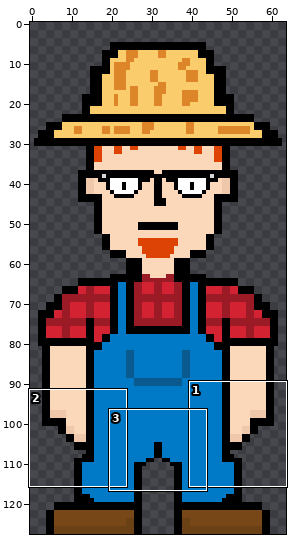
Sprite sheet -- Assets/Textures/Character/farmer/farmer_aboutToJump/Farmer 2_aboutToJump_3.png. Above, an overview of the earlier version with the close-up marked.
Close-up. As it was:
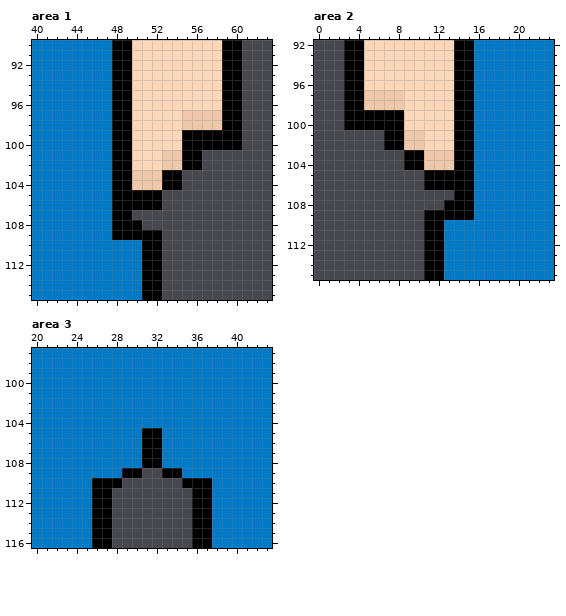
The file is 64x128 pixels. Shown: area 1: x 40..63, y 90..115; area 2: x 0..23, y 92..115; area 3: x 20..43, y 97..116. The commit also changed other parts of the picture, which this record leaves out.
And afterwards:
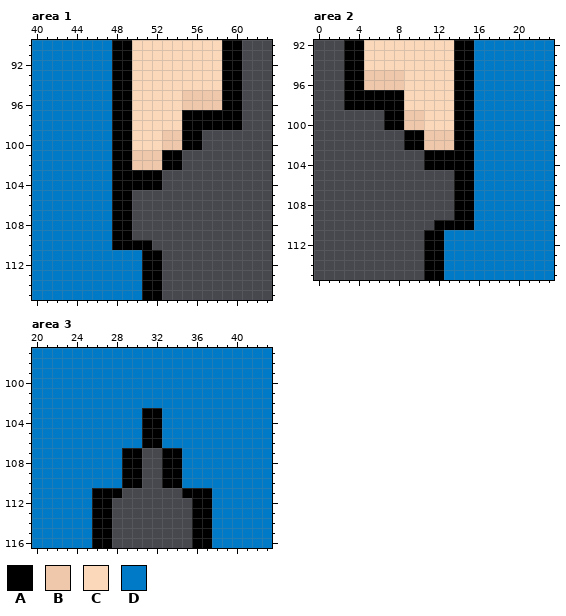
Palette (. is transparent): A #000000  B #efc7aa  C #fbd8ba  D #007ac7
Changes in this commit:
--- area 1
@@ x 40..63 @@
  94 DDDDDDDDAACCCCCCCCCAA...
- 95 DDDDDDDDAACCCCCCCCCAA...
- 96 DDDDDDDDAACCCCCCCCCAA...
- 97 DDDDDDDDAACCCCCBBBBAA...
- 98 DDDDDDDDAACCCCCBBBBAA...
- 99 DDDDDDDDAACCCCCAAAAAA...
-100 DDDDDDDDAACCCCCAAAAAA...
-101 DDDDDDDDAACCCBBAA.......
-102 DDDDDDDDAACCCBBAA.......
-103 DDDDDDDDAABBBAA.........
-104 DDDDDDDDAABBBAA.........
-105 DDDDDDDDAAAAA...........
-106 DDDDDDDDAAAAA...........
+ 95 DDDDDDDDAACCCCCBBBBAA...
+ 96 DDDDDDDDAACCCCCBBBBAA...
+ 97 DDDDDDDDAACCCCCAAAAAA...
+ 98 DDDDDDDDAACCCCCAAAAAA...
+ 99 DDDDDDDDAACCCBBAA.......
+100 DDDDDDDDAACCCBBAA.......
+101 DDDDDDDDAABBBAA.........
+102 DDDDDDDDAABBBAA.........
+103 DDDDDDDDAAAAA...........
+104 DDDDDDDDAAAAA...........
+105 DDDDDDDDAA..............
+106 DDDDDDDDAA..............
 107 DDDDDDDDAA..............
-108 DDDDDDDDAAA.............
-109 DDDDDDDDAAAAA...........
-110 DDDDDDDDDDDAA...........
+108 DDDDDDDDAA..............
+109 DDDDDDDDAA..............
+110 DDDDDDDDAAAA............
 111 DDDDDDDDDDDAA...........
--- area 2
@@ x 0..23 @@
  94 ...AACCCCCCCCCAADDDDDDDD
- 95 ...AACCCCCCCCCAADDDDDDDD
- 96 ...AACCCCCCCCCAADDDDDDDD
- 97 ...AABBBBCCCCCAADDDDDDDD
- 98 ...AABBBBCCCCCAADDDDDDDD
- 99 ...AAAAAACCCCCAADDDDDDDD
-100 ...AAAAAACCCCCAADDDDDDDD
-101 .......AABBCCCAADDDDDDDD
-102 .......AABBCCCAADDDDDDDD
-103 .........AABBBAADDDDDDDD
-104 .........AABBBAADDDDDDDD
-105 ...........AAAAADDDDDDDD
-106 ...........AAAAADDDDDDDD
+ 95 ...AABBBBCCCCCAADDDDDDDD
+ 96 ...AABBBBCCCCCAADDDDDDDD
+ 97 ...AAAAAACCCCCAADDDDDDDD
+ 98 ...AAAAAACCCCCAADDDDDDDD
+ 99 .......AABBCCCAADDDDDDDD
+100 .......AABBCCCAADDDDDDDD
+101 .........AABBBAADDDDDDDD
+102 .........AABBBAADDDDDDDD
+103 ...........AAAAADDDDDDDD
+104 ...........AAAAADDDDDDDD
+105 ..............AADDDDDDDD
+106 ..............AADDDDDDDD
 107 ..............AADDDDDDDD
-108 .............AAADDDDDDDD
-109 ...........AAAAADDDDDDDD
-110 ...........AADDDDDDDDDDD
+108 ..............AADDDDDDDD
+109 ..............AADDDDDDDD
+110 ............AAAADDDDDDDD
 111 ...........AADDDDDDDDDDD
--- area 3
@@ x 24..39 @@
 102 DDDDDDDDDDDDDDDD
-103 DDDDDDDDDDDDDDDD
-104 DDDDDDDDDDDDDDDD
+103 DDDDDDDAADDDDDDD
+104 DDDDDDDAADDDDDDD
 105 DDDDDDDAADDDDDDD
 106 DDDDDDDAADDDDDDD
-107 DDDDDDDAADDDDDDD
-108 DDDDDDDAADDDDDDD
+107 DDDDDAA..AADDDDD
+108 DDDDDAA..AADDDDD
 109 DDDDDAA..AADDDDD
-110 DDAAA......AAADD
-111 DDAA........AADD
+110 DDDDDAA..AADDDDD
+111 DDAAA......AAADD
 112 DDAA........AADD
